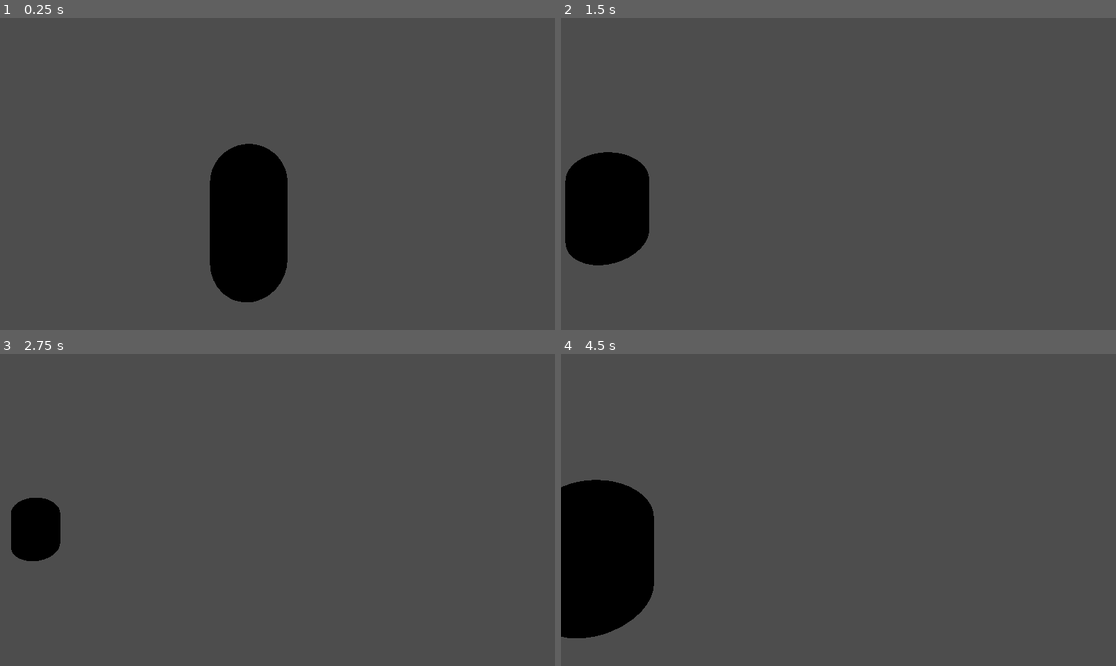
Above: before the commit, frames 1-4 (two rows, left to right).
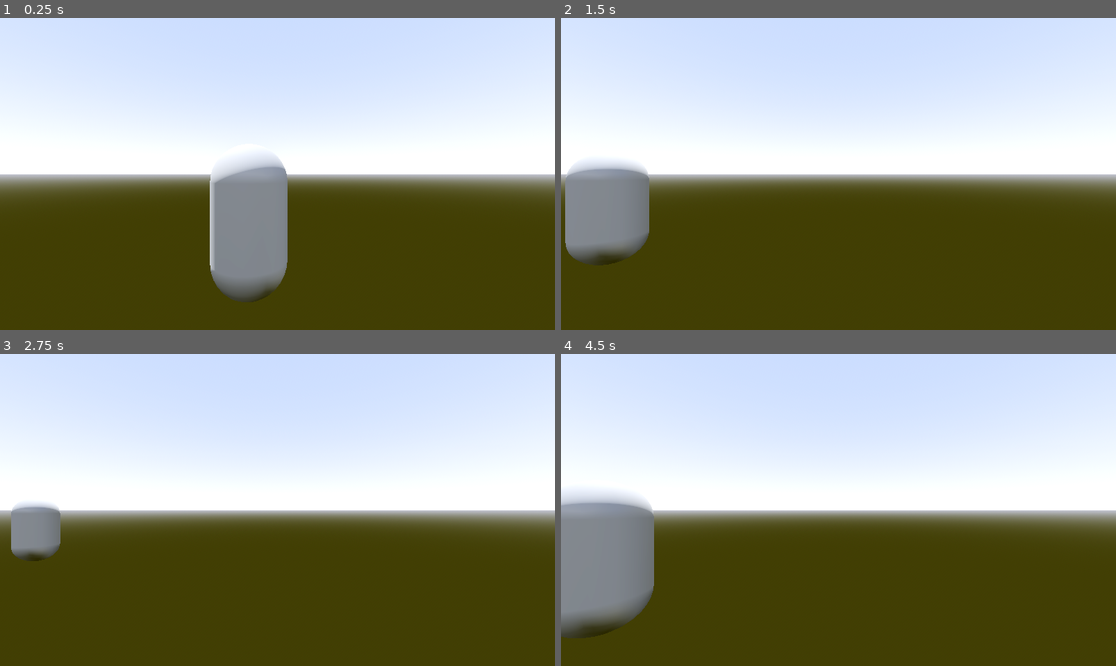
Above: after the commit, the same moments.

Repository: EdBarrancos/Minihit-Xjam23
Game: Godot game, scene res://Game/Scenes/game.tscn
Two runs of this game, one before a commit and one after it. Both use one fixed random seed, a clock stepped at 60 frames per second and the inputs below.
Inputs:
- Up to frame 1 (0.25 s): no input
- Up to frame 2 (1.5 s): tap Enter (ui_accept) at 0.5, 0.77 s; hold Right (ui_right) 0.53-1.28 s; hold Down (ui_down) from 1.28 s (still down)
- Up to frame 3 (2.75 s): tap Enter (ui_accept) at 1.52 s; release Down (ui_down) at 2.03 s; hold Right (ui_right) from 2.03 s (still down)
- Up to frame 4 (4.5 s): release Right (ui_right) at 2.78 s; hold Up (ui_up) 2.78-3.53 s; tap Enter (ui_accept) at 3.02, 3.5, 3.77 s; hold Left (ui_left) from 3.53 s (still down)

The runs differ from the first frame. In frame 1, 100% of the frame differs, in the area x 0-100%, y 0-100%; in frame 2, 100%; in frame 3, 100%; in frame 4, 100%.

Commit message:
#2 - Add environement node and dir light to scene

Diff:
--- a/project/Game/Scenes/game.tscn
+++ b/project/Game/Scenes/game.tscn
@@ -1,7 +1,30 @@
-[gd_scene load_steps=2 format=3 uid="uid://5tud527fwgyv"]
+[gd_scene load_steps=5 format=3 uid="uid://5tud527fwgyv"]
 
 [ext_resource type="PackedScene" uid="uid://da1yajnxnbrpo" path="res://Store/Scenes/store.tscn" id="1_nmjb7"]
 
+[sub_resource type="ProceduralSkyMaterial" id="ProceduralSkyMaterial_4x3e7"]
+sky_top_color = Color(0.352941, 0.403922, 0.784314, 1)
+sky_horizon_color = Color(0.642157, 0.652941, 0.709804, 1)
+sky_energy_multiplier = 1.75
+ground_bottom_color = Color(0.215686, 0.207843, 0.054902, 1)
+ground_horizon_color = Color(0.642157, 0.652941, 0.709804, 1)
+
+[sub_resource type="Sky" id="Sky_0u5eh"]
+sky_material = SubResource("ProceduralSkyMaterial_4x3e7")
+
+[sub_resource type="Environment" id="Environment_3u627"]
+background_mode = 2
+sky = SubResource("Sky_0u5eh")
+tonemap_mode = 2
+glow_enabled = true
+
 [node name="Game" type="Node3D"]
 
+[node name="DirectionalLight3D" type="DirectionalLight3D" parent="."]
+transform = Transform3D(-0.866025, -0.464888, 0.184062, 0, 0.368125, 0.929776, -0.5, 0.80521, -0.318805, 0, 0, 0)
+shadow_enabled = true
+
+[node name="WorldEnvironment" type="WorldEnvironment" parent="."]
+environment = SubResource("Environment_3u627")
+
 [node name="Store" parent="." instance=ExtResource("1_nmjb7")]
